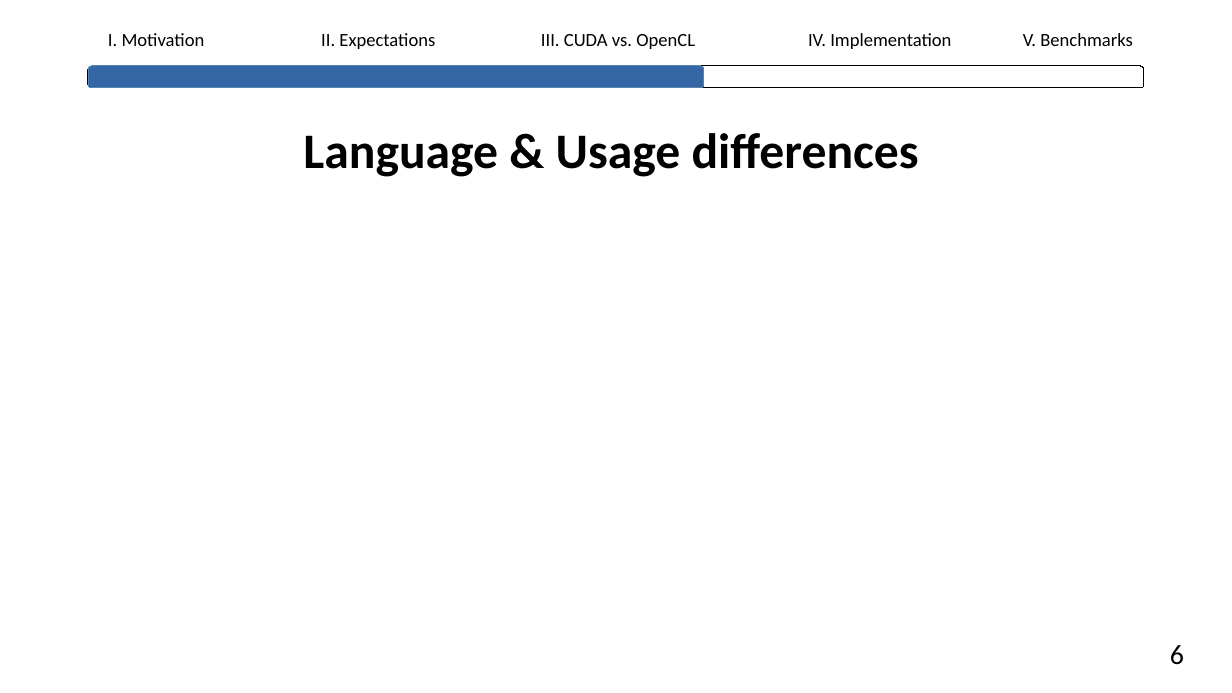
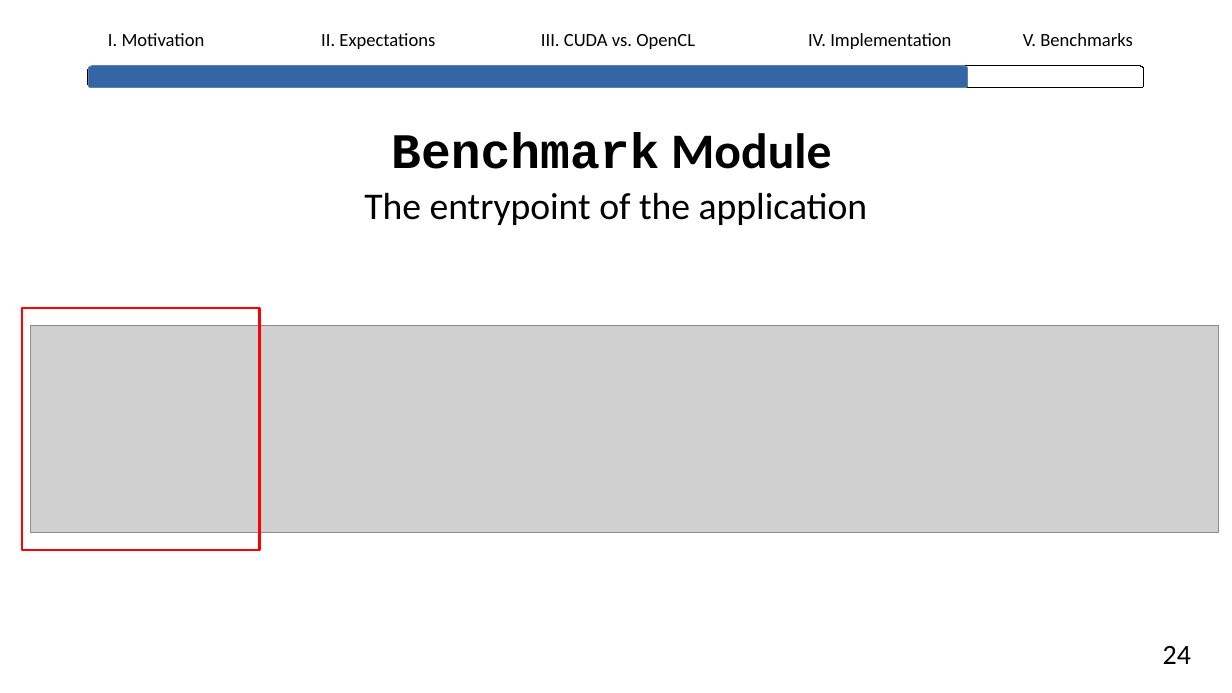
Before and after one commit to lhahner/opti-perf, a slide deck: slide 27 of docs/presentation/final-presentation.odp (slide 19 before the commit). Drawn at 1232x693 pixels with LibreOffice and Linux fonts; fonts in the diff are those of the drawing; grey boxes stand for pictures. Boxes give left, top, right and bottom in pixels: in the first picture for what was removed or moved away, otherwise in the second. Text is boxed around its words. In the diff, an @@ line names an element or a change of style, - is before the commit and + after.

```diff
--- a/docs/presentation/final-presentation.odp
+++ b/docs/presentation/final-presentation.odp
@@ rounded rectangle resized from (x1=88, y1=66, x2=704, y2=88) to (x1=88, y1=66, x2=968, y2=88) @@
@@ title at (x1=391, y1=132, x2=832, y2=169): text changed; font Calibri to Courier New @@
-Language & Usage differences
+Benchmark Module
@@ text added at (x1=364, y1=192, x2=868, y2=225), 24.3 pt, text #000000 @@
+The entrypoint of the application
@@ rectangle added at (x1=22, y1=309, x2=260, y2=551), outline #FF0000 1.5 pt @@
@@ picture added at (x1=31, y1=325, x2=1220, y2=532) @@
@@ text at (x1=1163, y1=646, x2=1191, y2=664): text changed @@
-6
+24
```
Also in this commit, not shown: 29 other slides changed, 3 slides added, 3 other files.
